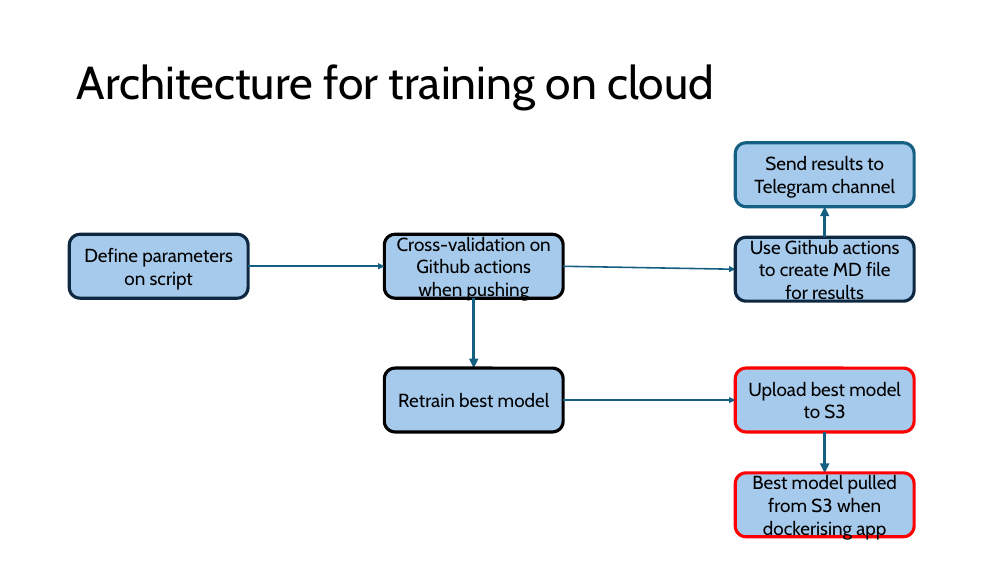
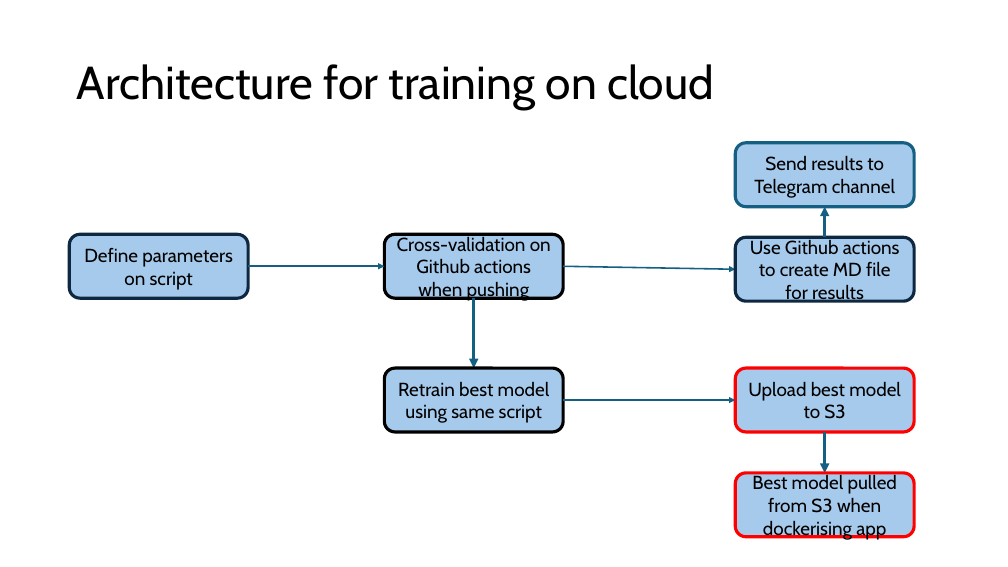
Before and after one commit to ziyu-toh/hdb-resale-prediction, a slide deck: slide 5 of docs/Architecture Overview.pptx. Drawn at 1008x567 pixels with LibreOffice and Linux fonts; fonts in the diff are those of the drawing. Boxes give left, top, right and bottom in pixels: in the first picture for what was removed or moved away, otherwise in the second. Text is boxed around its words. In the diff, an @@ line names an element or a change of style, - is before the commit and + after.

Commit message:
removed the deployment of retraining script within the data processing yml file

```diff
--- a/docs/Architecture Overview.pptx
+++ b/docs/Architecture Overview.pptx
@@ text in rounded rectangle at (398, 382, 550, 423): text changed @@
-Retrain best model
+Retrain best model using same script
```
Also in this commit, not shown: 3 other slides changed, 1 other file.
